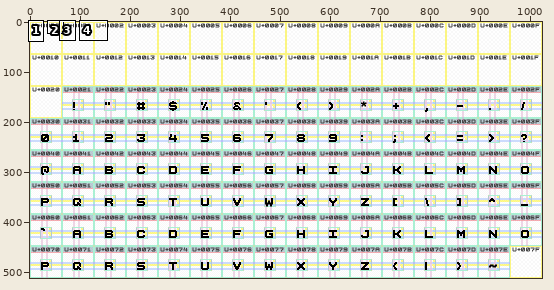
Pixel-art file, stored at projects/Basic Latin/design.aseprite. The first picture is a wide view before the edit; the outline marks the close-up.
Close-up. First the earlier version:
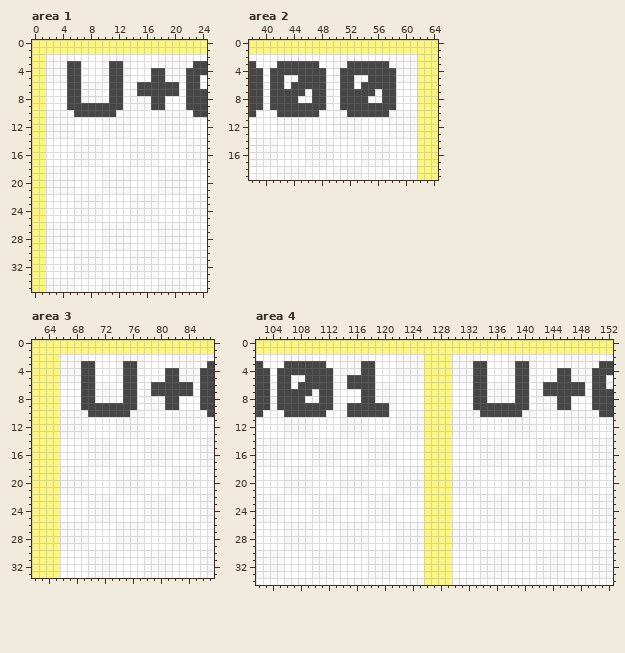
1024x512 pixels, 1 frame. Colours within 5 levels of each other are drawn and written as one. Shown: area 1: x 0..24, y 0..35; area 2: x 38..64, y 0..19; area 3: x 62..87, y 0..33; area 4: x 102..152, y 0..34. The commit also changed other parts of the picture, which this record leaves out.
After the commit:
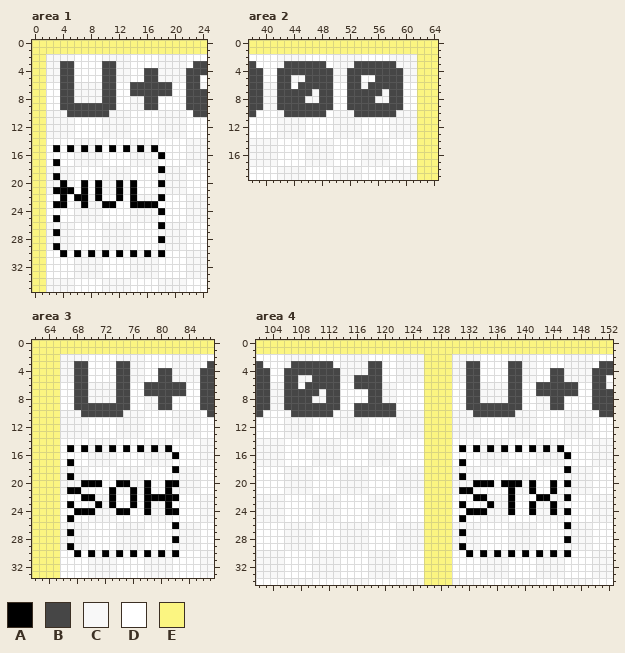
Palette (. is transparent): A #000000  B #464646  C #f8f8f8  D #ffffff  E #fbf581
What changed:
Changed rows in their new state; - is an unchanged pixel.
Area 1, layer "Font Table":
first column x 4:
 3 B-D---B-C--------
 4 B-D---B-C---B-C--
 5 B-D---B-C---B-C--
 6 B-C---B-D-B-----D
 7 B-C---B-D-B-----D
 8 B-C---B-D---B-D--
 9 B-------D---B-D--
10 -B-----C---------
first column x 3:
15 A-A-A-A-A-A-A-A-
16 ---------------A
17 A---------------
18 ---------------A
19 A---------------
20 -A--A-A--A-A---A
21 AAA-A-A--A-A----
22 -A-AA-A--A-A---A
23 AA--A--AA--AAAA-
24 ---------------A
25 A---------------
26 ---------------A
27 A---------------
28 ---------------A
29 A---------------
30 -A-A-A-A-A-A-A-A
Area 2, layer "Font Table":
first column x 41:
 3 -C-----B---C-----B-
 4 D-------B-C-------B
 5 D-B-C---B-C-B-D---B
 6 C-BD----B-D-BC----B
 7 C----BC-B-D----BC-B
 8 C---B-C-B-D---B-C-B
 9 C-------B-D-------B
10 -C-----B---C-----B-
Area 3, layer "Font Table":
first column x 68:
 3 B-D---B-C--------
 4 B-D---B-C---B-C--
 5 B-D---B-C---B-C--
 6 B-C---B-D-B-----D
 7 B-C---B-D-B-----D
 8 B-C---B-D---B-D--
 9 B-------D---B-D--
10 -B-----C---------
first column x 67:
15 A-A-A-A-A-A-A-A-
16 ---------------A
17 A---------------
18 ---------------A
19 A---------------
20 --AAA--AA--A--AA
21 AA----A--A-A--A-
22 --AA--A--A-AAAAA
23 A---A-A--A-A--A-
24 -AAA---AA--A--AA
25 A---------------
26 ---------------A
27 A---------------
28 ---------------A
29 A---------------
30 -A-A-A-A-A-A-A-A
Area 4, layer "Font Table":
first column x 105:
 3 -C-----B----C-B------------B-D---B-C--------
 4 D-------B---C-B------------B-D---B-C---B-C--
 5 D-B-C---B-C---B------------B-D---B-C---B-C--
 6 C-BD----B-D---B------------B-C---B-D-B-----D
 7 C----BC-B---D-B------------B-C---B-D-B-----D
 8 C---B-C-B---D-B------------B-C---B-D---B-D--
 9 C-------B-D-----B----------B-------D---B-D--
10 -C-----B--C-----B-----------B-----C---------
first column x 131:
15 A-A-A-A-A-A-A-A-
16 ---------------A
17 A---------------
18 ---------------A
19 A---------------
20 --AAA-AAA-A--A-A
21 AA-----A--A--A--
22 --AA---A---AA--A
23 A---A--A--A--A--
24 -AAA---A--A--A-A
25 A---------------
26 ---------------A
27 A---------------
28 ---------------A
29 A---------------
30 -A-A-A-A-A-A-A-A
